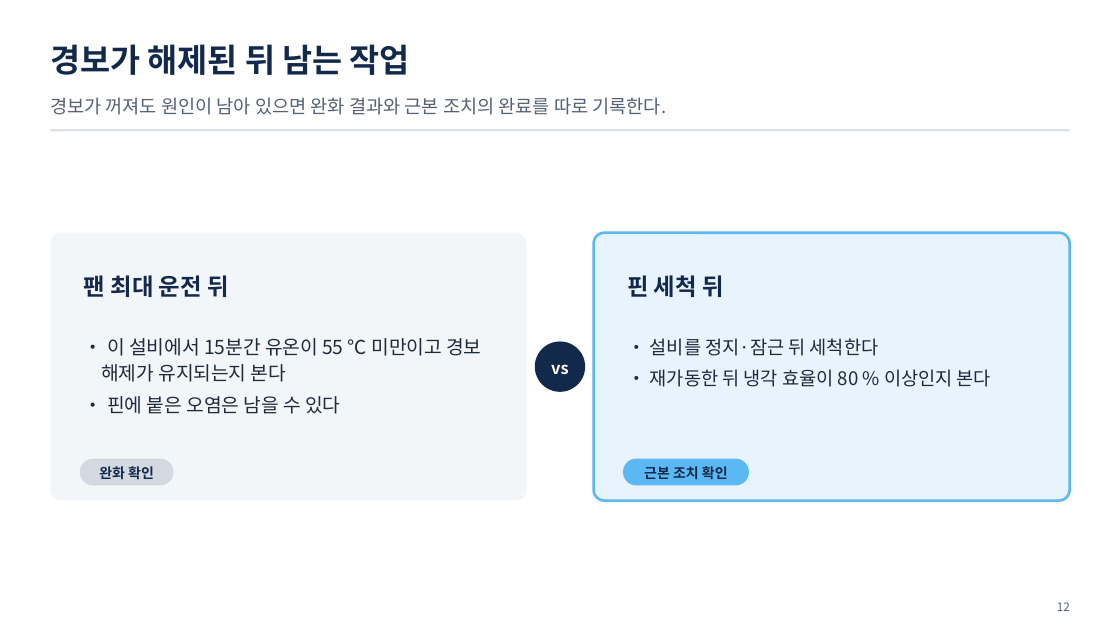
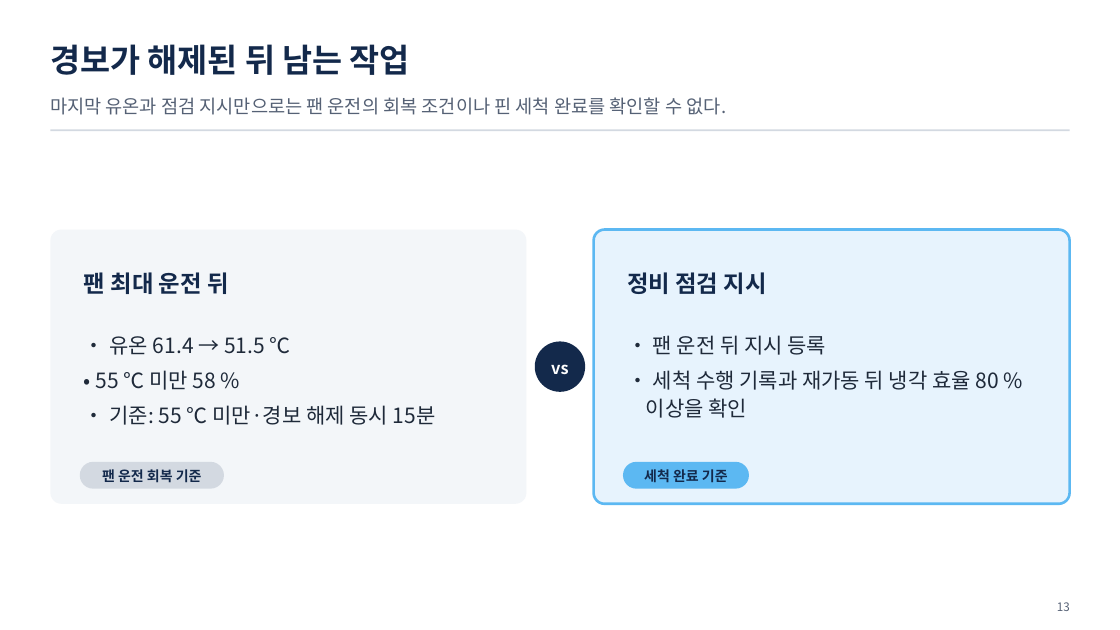
Before and after one commit to uengine-oss/hyd-iot-edu, a slide deck: slide 13 of workspace/강의제작/산출물/통합반/이론_오프라인/03회차/통합반_오프라인_03회차.pptx (slide 12 before the commit). Drawn at 1120x630 pixels with LibreOffice and Linux fonts; fonts in the diff are those of the drawing. Boxes give left, top, right and bottom in pixels: in the first picture for what was removed or moved away, otherwise in the second. Text is boxed around its words. In the diff, an @@ line names an element or a change of style, - is before the commit and + after.

Commit message:
통합반 3회차 현장 4~13장 작업 절차와 실행 조건 화면과 발표자 노트를 교재 원본에 맞춘다

```diff
--- a/workspace/강의제작/산출물/통합반/이론_오프라인/03회차/통합반_오프라인_03회차.pptx
+++ b/workspace/강의제작/산출물/통합반/이론_오프라인/03회차/통합반_오프라인_03회차.pptx
@@ text at (50, 97, 726, 115): text changed @@
-경보가 꺼져도 원인이 남아 있으면 완화 결과와 근본 조치의 완료를 따로 기록한다.
+마지막 유온과 점검 지시만으로는 팬 운전의 회복 조건이나 핀 세척 완료를 확인할 수 없다.
@@ rounded rectangle: place and size @@
-rounded rectangle at (50, 233, 527, 501)
+rounded rectangle at (50, 229, 527, 504)
@@ rounded rectangle: place and size @@
-rounded rectangle at (594, 233, 1070, 501)
+rounded rectangle at (594, 229, 1070, 504)
@@ text at (627, 272, 767, 294): text changed @@
-핀 세척 뒤
+정비 점검 지시
@@ text at (96, 336, 436, 425): text changed; size 16.5 to 18 pt @@
-• 이 설비에서 15분간 유온이 55 ℃ 미만이고 경보 해제가 유지되는지 본다
-• 핀에 붙은 오염은 남을 수 있다
+• 유온 61.4 → 51.5 ℃
+• 55 ℃ 미만 58 %
+• 기준: 55 ℃ 미만·경보 해제 동시 15분
@@ text at (646, 335, 999, 418): text changed; size 16 to 18 pt @@
-• 설비를 정지·잠근 뒤 세척한다
-• 재가동한 뒤 냉각 효율이 80 % 이상인지 본다
+• 팬 운전 뒤 지시 등록
+• 세척 수행 기록과 재가동 뒤 냉각 효율 80 % 이상을 확인
@@ rounded rectangle: place and size @@
-rounded rectangle at (80, 459, 174, 486)
+rounded rectangle at (80, 462, 224, 489)
@@ text at (102, 469, 202, 483): text changed @@
-완화 확인
+팬 운전 회복 기준
@@ text at (644, 469, 728, 483): text changed @@
-근본 조치 확인
+세척 완료 기준
@@ text at (1057, 602, 1070, 611): text changed @@
-12
+13
```
Also in this commit, not shown: 33 other slides changed, 1 slide added, 9 other files.
